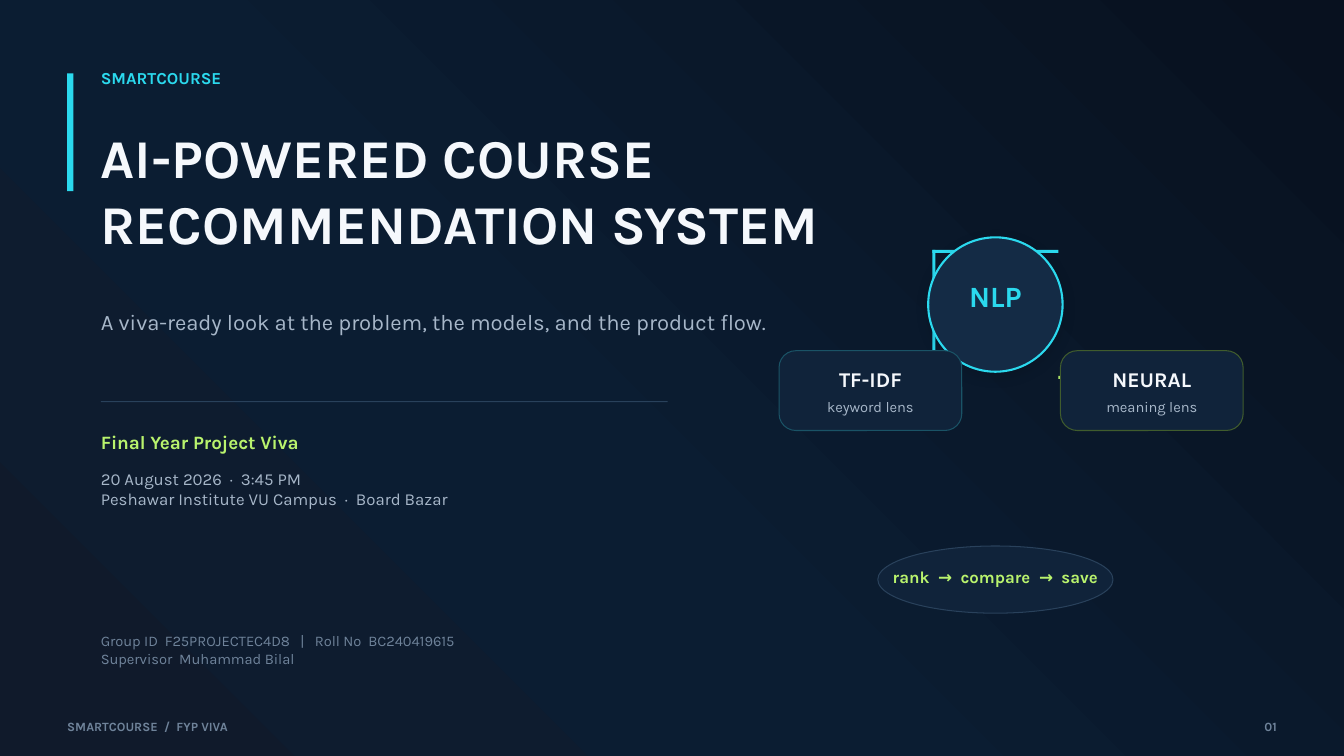
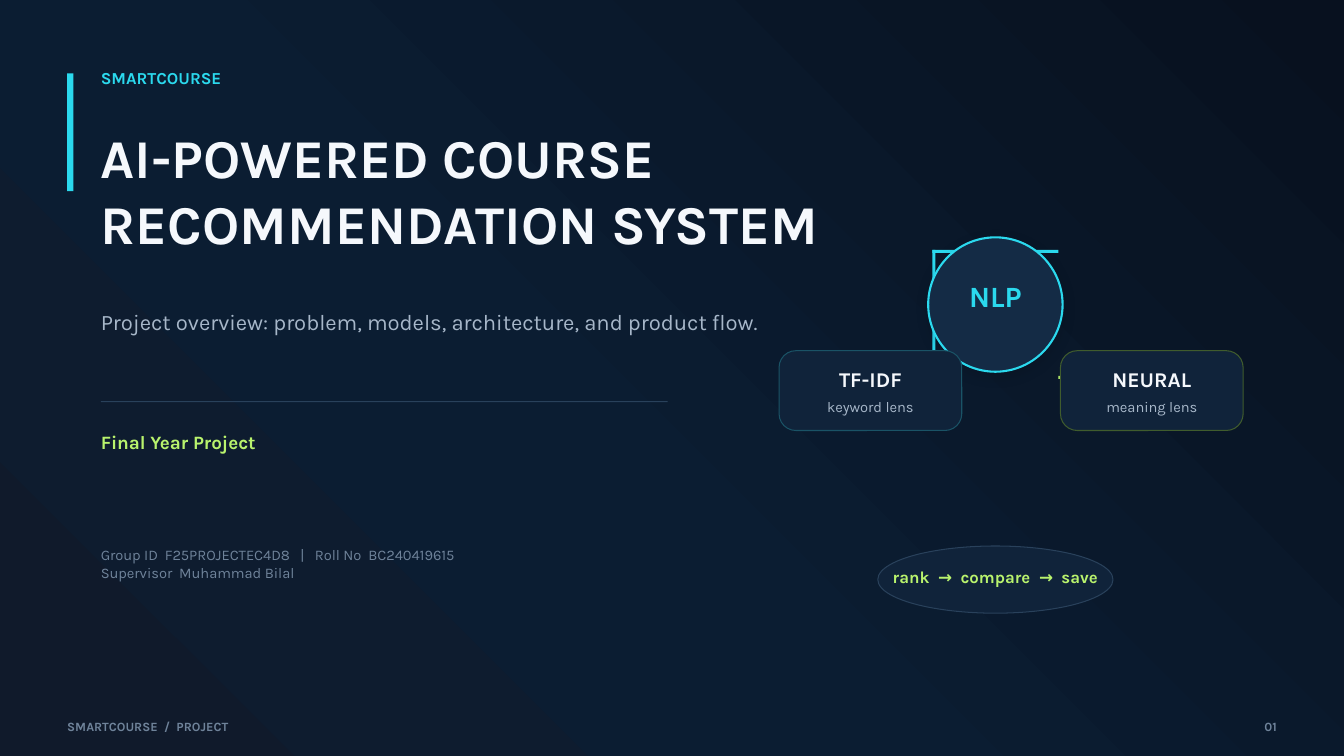
Before and after one commit to nicefellow1234/smartcourse-ai-app, a slide deck: slide 1 of project-documents/SmartCourse_FYP_Viva_Guide_Updated.pptx. Drawn at 1344x756 pixels with LibreOffice and Linux fonts; fonts in the diff are those of the drawing. Boxes give left, top, right and bottom in pixels: in the first picture for what was removed or moved away, otherwise in the second. Text is boxed around its words. In the diff, an @@ line names an element or a change of style, - is before the commit and + after.

Commit message:
Update SmartCourse presentation for project-only content

```diff
--- a/project-documents/SmartCourse_FYP_Viva_Guide_Updated.pptx
+++ b/project-documents/SmartCourse_FYP_Viva_Guide_Updated.pptx
@@ text at (101, 315, 757, 336): text changed @@
-A viva-ready look at the problem, the models, and the product flow.
+Project overview: problem, models, architecture, and product flow.
@@ text at (101, 435, 256, 454): text changed @@
-Final Year Project Viva
+Final Year Project
@@ text removed at (101, 474, 448, 509) @@
-20 August 2026 · 3:45 PM
-Peshawar Institute VU Campus · Board Bazar
@@ text "Group ID F25PROJECTEC4D8 | Roll ...": place and size @@
-text "Group ID F25PROJECTEC4D8 | Roll ..." at (101, 636, 454, 668)
+text "Group ID F25PROJECTEC4D8 | Roll ..." at (101, 550, 454, 582)
@@ text at (67, 723, 228, 731): text changed @@
-SMARTCOURSE / FYP VIVA
+SMARTCOURSE / PROJECT
```
Also in this commit, not shown: 13 other slides changed, 1 other file.
